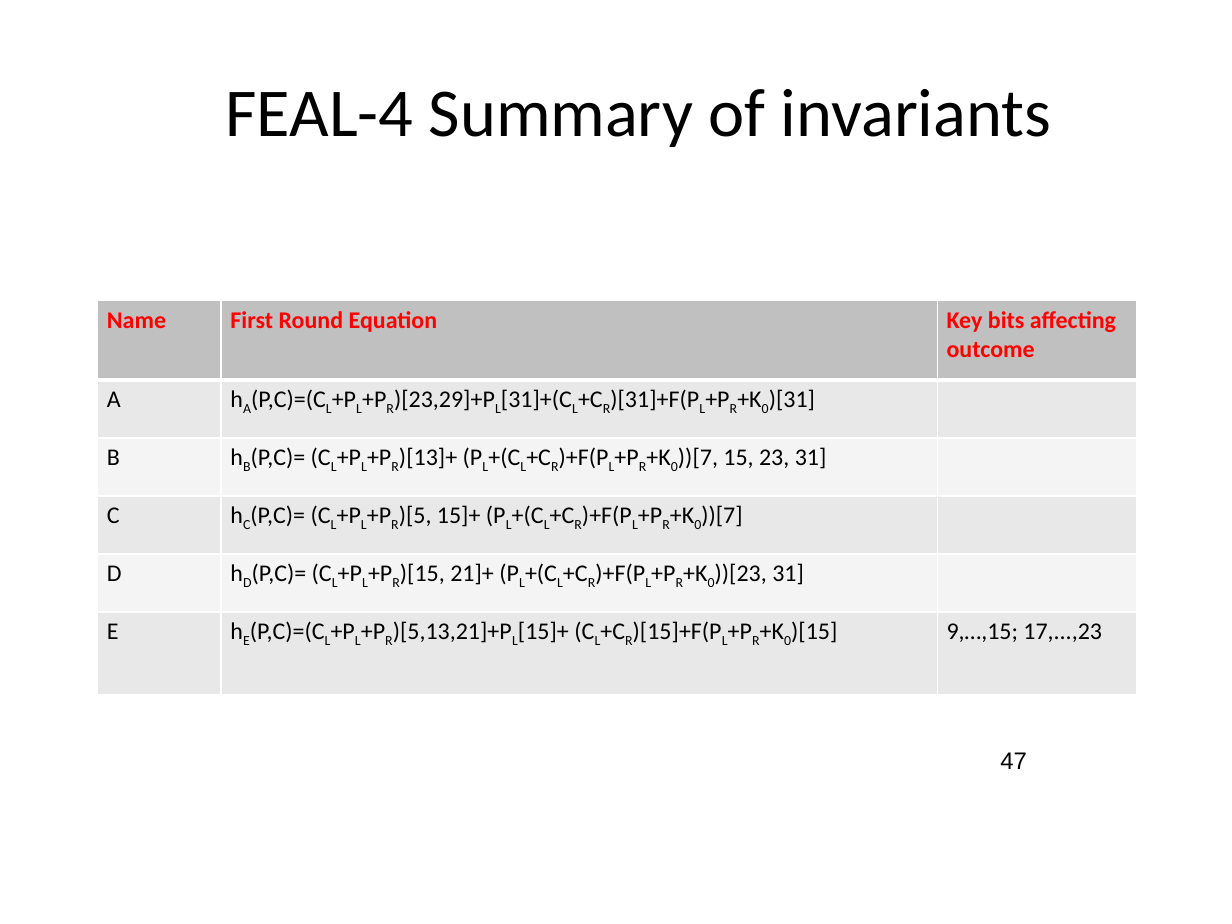
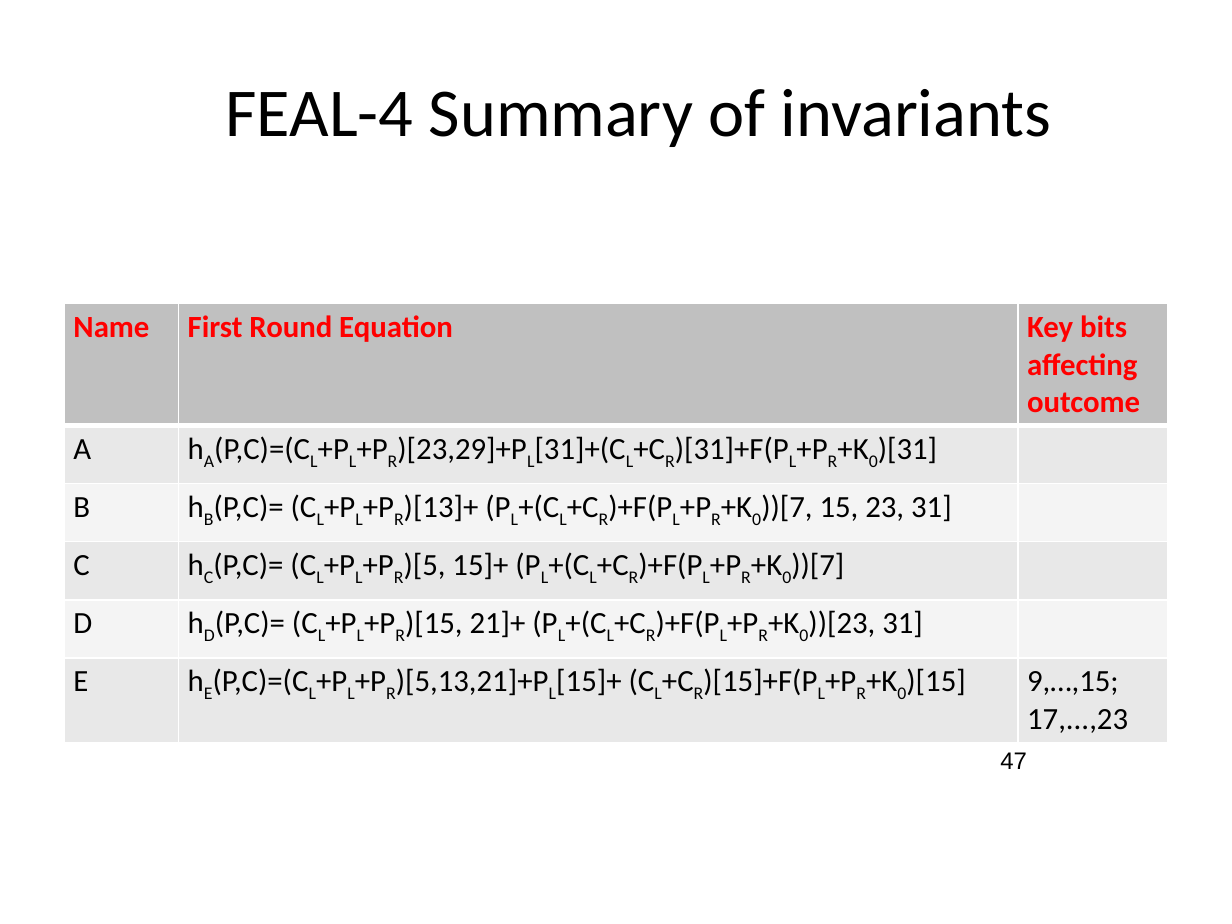
Before and after one commit to jlmucb/class_notes, a slide deck: slide 47 of BerkeleyClass/CS290Spring2013/Lectures/Cryptoclass4.pptx. Drawn at 1232x924 pixels with LibreOffice and Linux fonts; fonts in the diff are those of the drawing. Boxes give left, top, right and bottom in pixels: in the first picture for what was removed or moved away, otherwise in the second. Text is boxed around its words. In the diff, an @@ line names an element or a change of style, - is before the commit and + after.

```diff
--- a/BerkeleyClass/CS290Spring2013/Lectures/Cryptoclass4.pptx
+++ b/BerkeleyClass/CS290Spring2013/Lectures/Cryptoclass4.pptx
@@ table at [64, 303, 1168, 739] @@
@@ size 14 to 18 pt @@
@@ table: place and size @@
-table at [97, 301, 1136, 695]
+table at [64, 303, 1168, 739]
```
Also in this commit, not shown: 13 other slides changed, 1 slide added.
